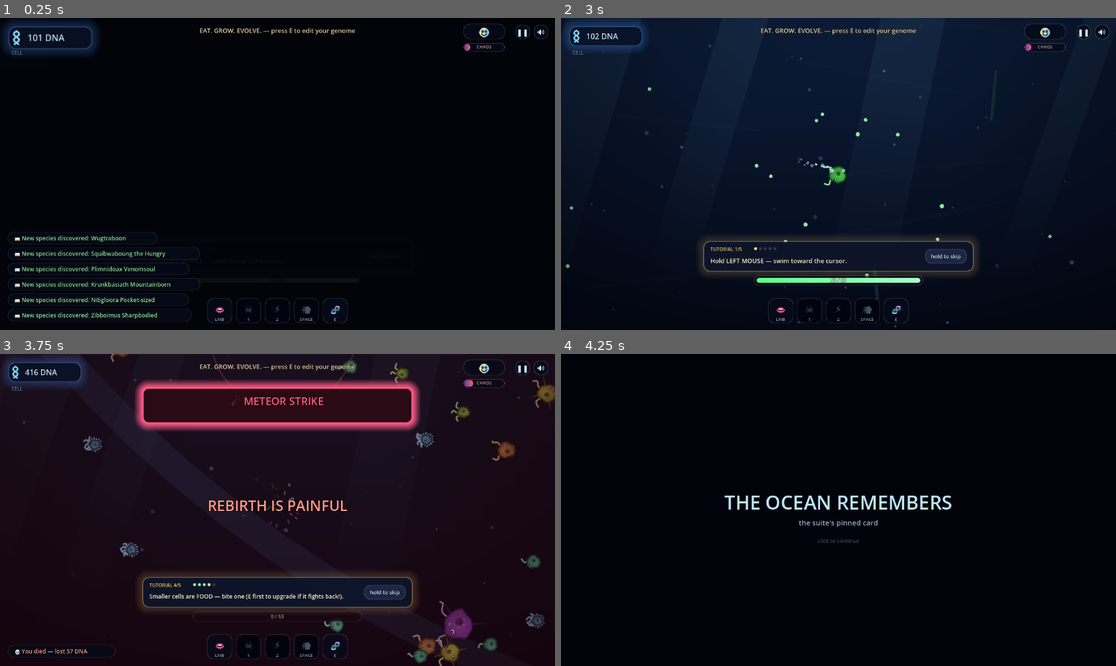
Above: before the commit, frames 1-4 (two rows, left to right).
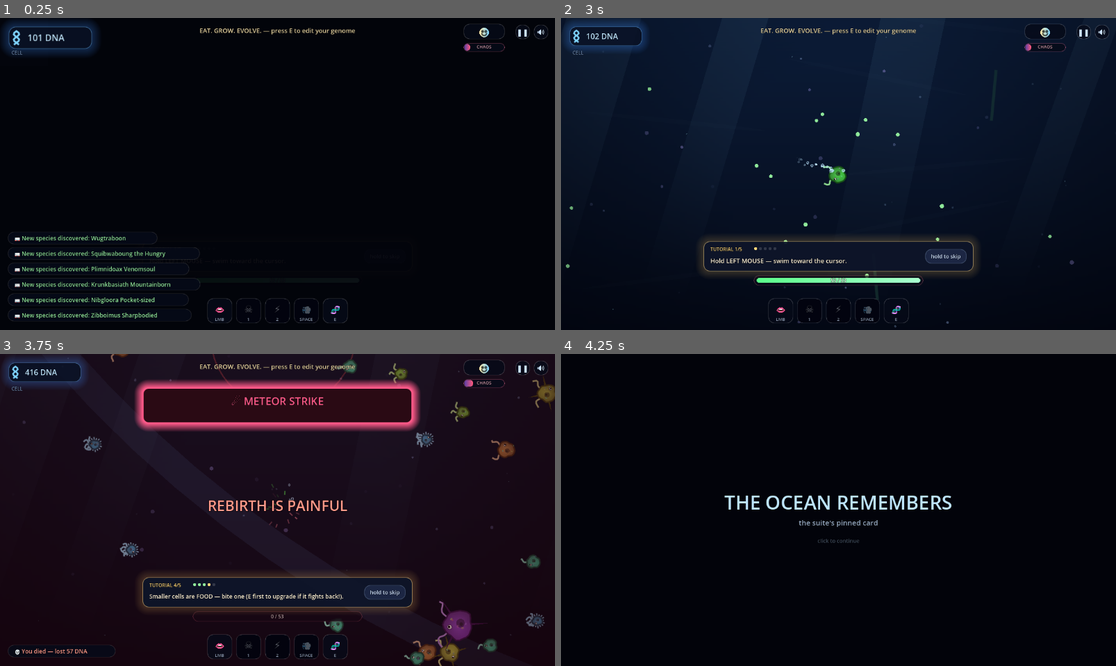
Above: after the commit, the same moments.

Repository: G4meLor/Primordia
Game: Godot game, scene res://tests/scenes/test_visual_suite.tscn
Same seed, same stepped clock (60 frames per second), same inputs: the game is played once before the commit and once after it. The project has no main scene, so this scene is started directly.
Inputs (mouse positions are in pixels of both pictures, inside the frame that each line leads up to):
- Up to frame 1 (0.25 s): no input
- Up to frame 2 (3 s): tap Enter at 0.5, 2 s; move the mouse to (960, 158) at 0.52 s; hold D 0.53-1.25 s; tap Shift at 0.6 s; click (960, 158) at 0.67 s; tap Space at 0.77, 1.07, 1.25, 2.75 s; drag from (727, 189) to (810, 236) at 1.27 s; move the mouse to (894, 105) at 2.02 s; hold D 2.03-2.75 s; tap F at 2.1 s; drag from (810, 236) to (672, 127) at 2.77 s
- Up to frame 3 (3.75 s): tap Enter at 3.5 s; move the mouse to (444, 556) at 3.52 s; hold A from 3.53 s (still down); tap Q at 3.6 s
- Up to frame 4 (4.25 s): keep holding A; tap Space at 3.77, 4.07 s

Frames 1-2 are identical in both runs. In frame 3, 0.6% of the frame differs, in the area x 61-93%, y 2-100%; in frame 4, nothing differs.

Commit message:
fix: hot-loop correctness (stale pos, grid dirty, grudge cache)
Review round 1 findings, all four:
- C1: panicking ents drifted but the hoisted eEx/eEy fed the downstream
  separation/eat gathers the pre-drift position — the pre-optimization code
  read e[x]/e[y] live; refresh the captures after the drift
- C2: the lifespan-expiry removal skipped _eg_dirty (deeper indent dodged
  the hp-branch fix) — stale grid index space for the rest of the tick
- C3: kill_ent's kin_grudge bump now invalidates the per-species grudge
  cache (register_press was not the only mid-tick mutation; comment fixed)
- minor: spawn_pellet's cap pop now also pops _pdead

Co-Authored-By: Claude Code <noreply@anthropic.com>

Diff:
--- a/src/game/cell/cell_sim.gd
+++ b/src/game/cell/cell_sim.gd
@@ -729,6 +729,7 @@
 			if float(sp.get("grudge", 0.0)) == 0.0:
 				_fire("hud_toast", [tr("the kin are watching"), "chaos", "⚱"])
 			sp["grudge"] = float(sp.get("grudge", 0.0)) + 1.0
+			_gcache.erase(String(e["speciesId"]))  # the bump must reach later same-species ents this tick
 		# corpse_tide: every kill leaves a corpse that bursts into 2-3 small,
 		# fierce scavengers (high-risk combo — budgets probed in econ-probe)
 		if WorldGenomeScript.combo_active(ctx.world, "corpse_tide"):
@@ -796,6 +797,7 @@
 				_ehps.remove_at(i)
 				_esizes.remove_at(i)
 				_eeids.remove_at(i)
+				_eg_dirty = true  # index space shifted; next gather rebuilds
 				i -= 1
 				continue
 		e["hurtT"] = maxf(0.0, float(e["hurtT"]) - dt * 3.0)
@@ -844,9 +846,10 @@
 			fear = float((band_v as Dictionary).get("fear", 1.0))
 		# kin_memory: a grudging kin-tag network shifts from fleeing to pressing
 		# (effectiveGrudge hits the harassment valve — capped networks rest).
-		# Cached per species; a press invalidates its entry (register_press is
-		# the only mid-tick mutation — the original re-read eco.grudge_of per
-		# ent, which the cache reproduces exactly).
+		# Cached per species; the two mid-tick mutations of the read fields
+		# (register_press's harass bump, kill_ent's grudge bump) invalidate
+		# their entry — the original re-read eco.grudge_of per ent, which the
+		# cache reproduces exactly.
 		var sid: String = String(e["speciesId"])
 		var grudge: float
 		if _gcache.has(sid):
@@ -888,6 +891,11 @@
 			e["y"] = float(e["y"]) + ((float(e["y"]) - py) / pd) * 48.0 * dt
 			_exs[i] = float(e["x"])
 			_eys[i] = float(e["y"])
+			# the drift moved THIS ent — the downstream sections (separation,
+			# eat, toxin zones) must see the post-drift position the way the
+			# pre-optimization code did (it read e["x"]/e["y"] live)
+			eEx = float(e["x"])
+			eEy = float(e["y"])
 			ax = 0.0
 			ay = 0.0
 			speed = minf(speed, 45.0)
@@ -1200,6 +1208,7 @@
 			_pxs.remove_at(0)
 			_pys.remove_at(0)
 			_pk.remove_at(0)
+			_pdead.remove_at(0)
 
 
 func spawn_ent_for_species(sp: Dictionary) -> void:
